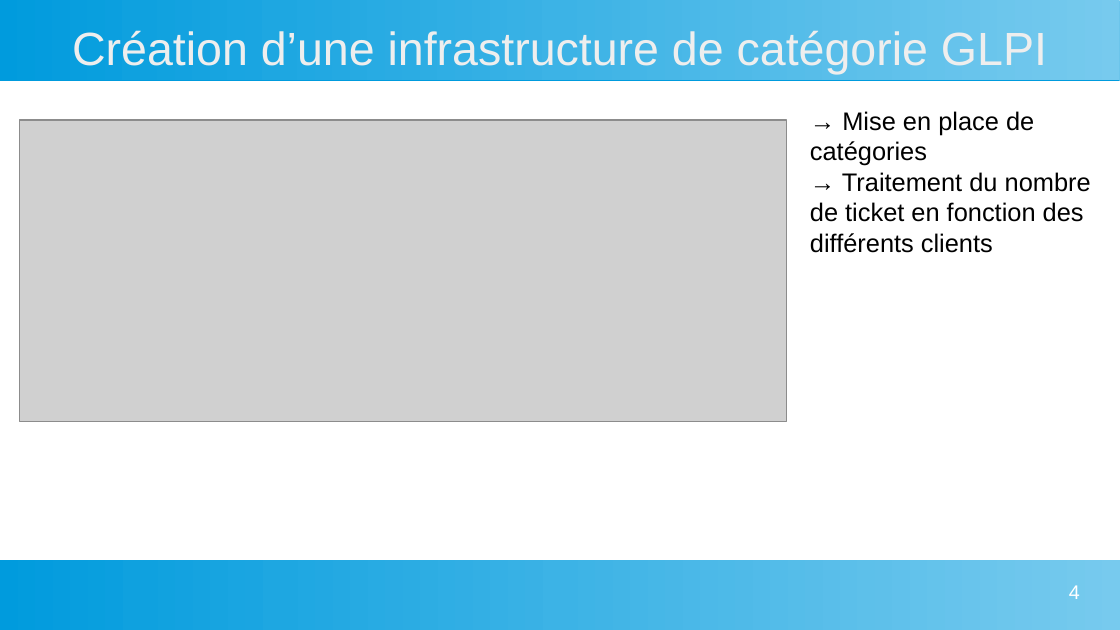
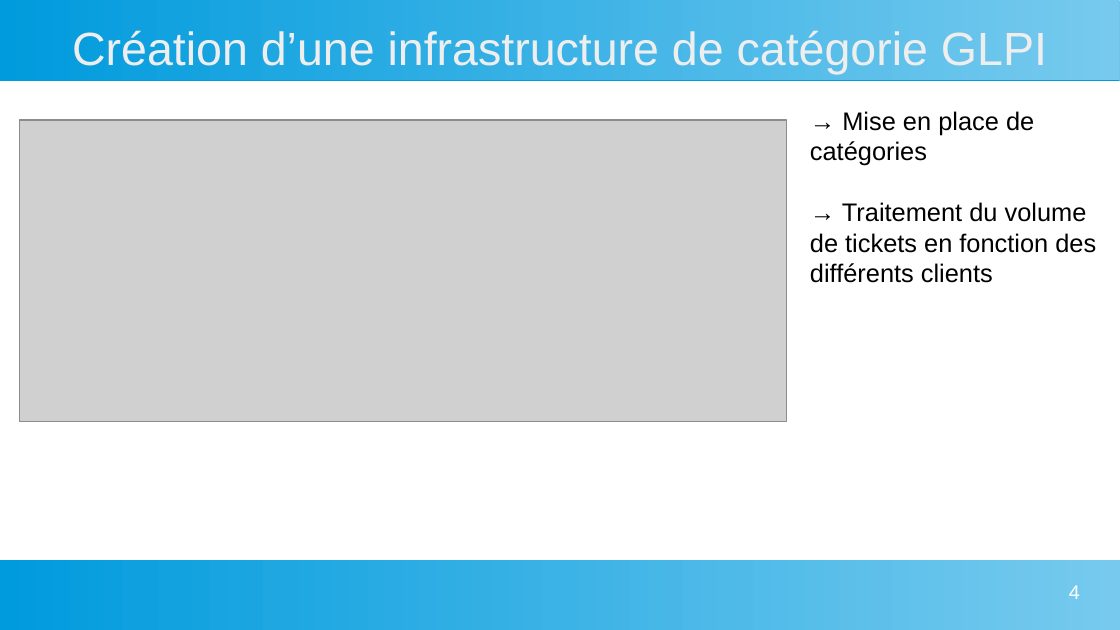
Before and after one commit to killex8569/Mon-Portfolio, a slide deck: slide 4 of data/Preuve 2 répondre aux incidents et aux demandes d'assistance et évolutions.odp. Drawn at 1120x630 pixels with LibreOffice and Linux fonts; fonts in the diff are those of the drawing; grey boxes stand for pictures. Boxes give left, top, right and bottom in pixels: in the first picture for what was removed or moved away, otherwise in the second. Text is boxed around its words. In the diff, an @@ line names an element or a change of style, - is before the commit and + after.

```diff
--- a/data/Preuve 2 répondre aux incidents et aux demandes d'assistance et évolutions.odp
+++ b/data/Preuve 2 répondre aux incidents et aux demandes d'assistance et évolutions.odp
@@ text at [810, 202, 1096, 283]: text changed @@
-→ Traitement du nombre de ticket en fonction des différents clients
+→ Traitement du volume de tickets en fonction des différents clients
```
Also in this commit, not shown: 4 other slides changed, 9 other files.
